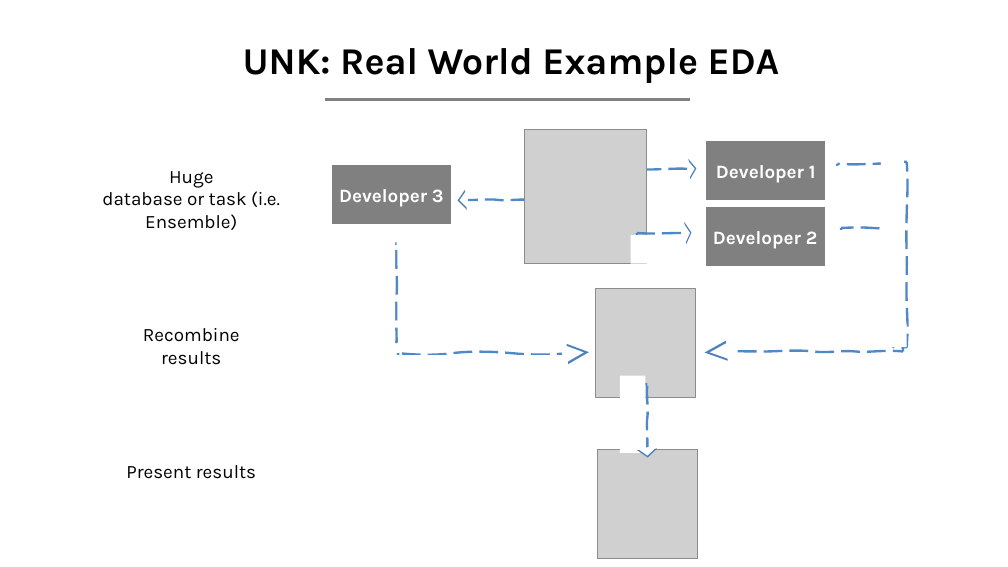
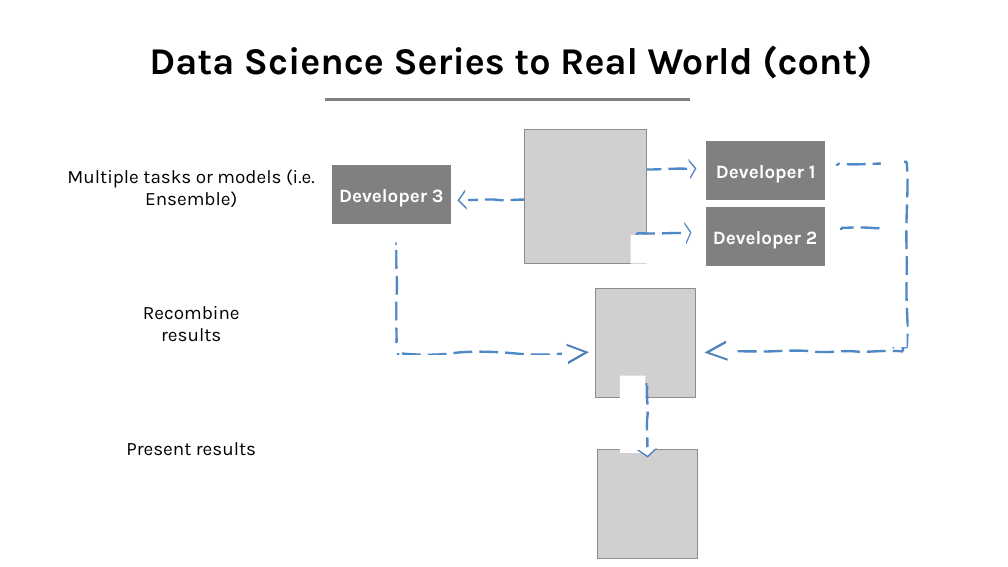
Before and after one commit to Harvard-IACS/2020-AC295, a slide deck: slide 7 of content/lectures/lecture1/presentation/lecture1.pptx. Drawn at 1008x567 pixels with LibreOffice and Linux fonts; fonts in the diff are those of the drawing; grey boxes stand for pictures. Boxes give left, top, right and bottom in pixels: in the first picture for what was removed or moved away, otherwise in the second. Text is boxed around its words. In the diff, an @@ line names an element or a change of style, - is before the commit and + after.

```diff
--- a/content/lectures/lecture1/presentation/lecture1.pptx
+++ b/content/lectures/lecture1/presentation/lecture1.pptx
@@ text at (149, 45, 872, 79): text changed @@
-UNK: Real World Example EDA
+Data Science Series to Real World (cont)
@@ text at (67, 169, 315, 207): text changed @@
-Huge
-database or task (i.e. Ensemble)
+Multiple tasks or models (i.e. Ensemble)
```
Also in this commit, not shown: 9 other slides changed, 1 slide added, 5 other files.
